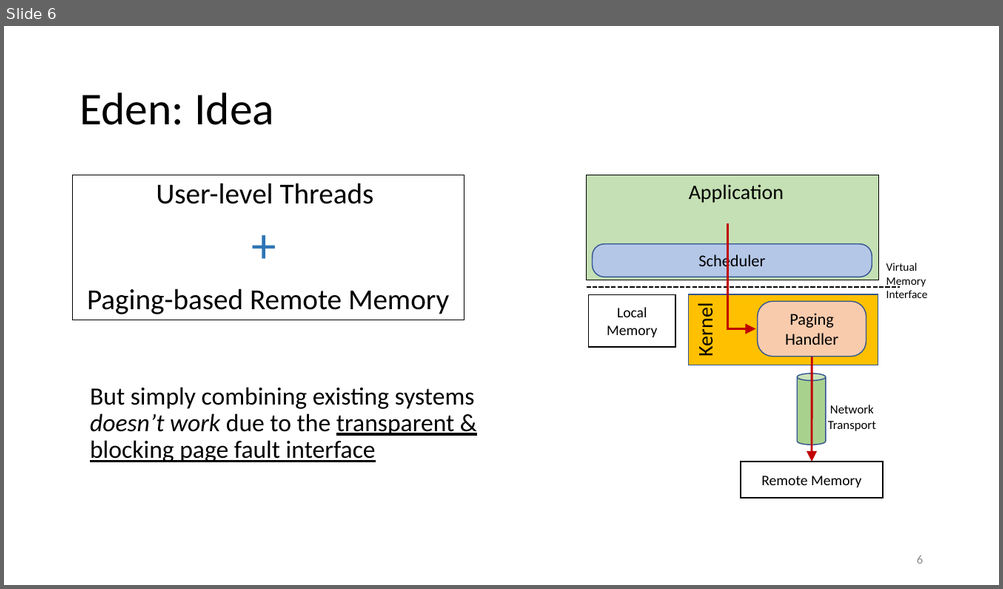
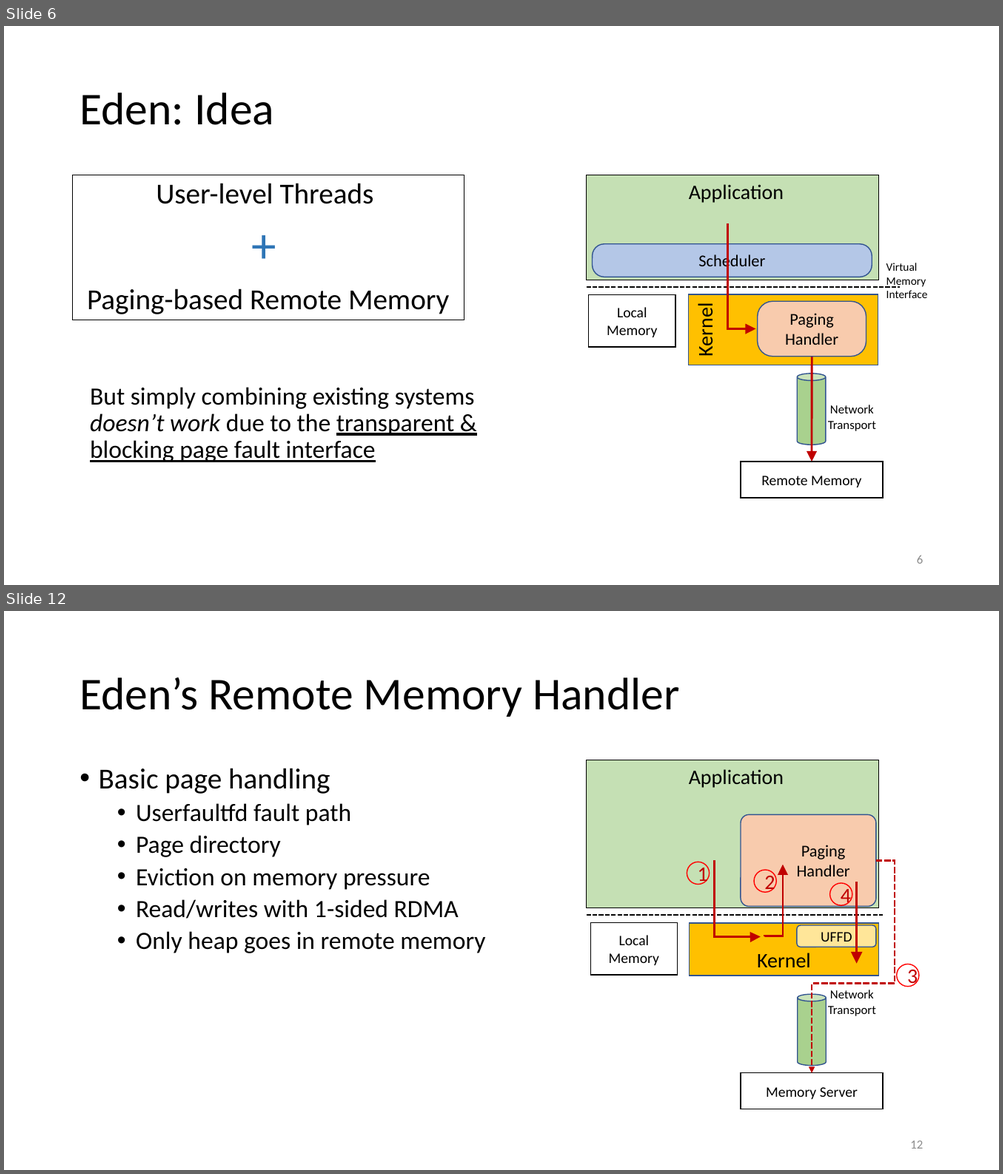
Before and after one commit to eden-farmem/eden-all, a slide deck: doc/talks/asplos.pptx. Shown one above the other, each under a label of ours: slide 6 before the commit, slides 6 and 12 after it; the slides between them are not shown. The pictures are 1003x589 and 1003x1174 pixels, drawn with LibreOffice and Linux fonts; fonts in the diff are those of the drawing. Boxes give left, top, right and bottom in pixels: in the first picture for what was removed or moved away, otherwise in the second. Text is boxed around its words. In the diff, an @@ line names an element or a change of style, - is before the commit and + after.

```diff
--- a/doc/talks/asplos.pptx
+++ b/doc/talks/asplos.pptx
@@ slide 12 added at [4, 611, 999, 1170], background #FFFFFF @@
@@ title added at [79, 678, 680, 717], 44 pt, text #000000 @@
+Eden’s Remote Memory Handler
@@ rounded rectangle added at [586, 760, 879, 908], fill #C5E0B4, outline #000000 1 pt, 20 pt, text #000000 @@
+Application
@@ text added at [99, 768, 485, 954], 24 pt, text #000000 @@
+• Basic page handling
+  • Userfaultfd fault path
+  • Page directory
+  • Eviction on memory pressure
+  • Read/writes with 1-sided RDMA
+  • Only heap goes in remote memory
@@ rounded rectangle added at [740, 815, 876, 906], fill #F8CBAD, outline #325491 1 pt, 16 pt, text #000000 @@
+Paging Handler
@@ ellipse added at [687, 863, 709, 885], outline #FF0000 1 pt, 20 pt, text #C00000 @@
+1
@@ elbow arrow added from (714, 861) to (760, 937), #C00000 2 pt @@
@@ ellipse added at [754, 870, 777, 892], outline #FF0000 1 pt, 20 pt, text #C00000 @@
+2
@@ elbow arrow added from (764, 937) to (783, 865), #C00000 2 pt @@
@@ elbow arrow added from (876, 861) to (811, 1073), #C00000 2 pt dashed @@
@@ ellipse added at [830, 883, 852, 906], outline #FF0000 1 pt, 20 pt, text #C00000 @@
+4
@@ elbow arrow added from (856, 882) to (856, 964), #C00000 2.25 pt @@
@@ line added from (586, 915) to (883, 915), #000000 1.5 pt dashed @@
@@ rectangle added at [590, 923, 677, 975], outline #000000 1 pt, 14 pt, text #000000 @@
+Local Memory
@@ rounded rectangle added at [689, 923, 879, 977], fill #FFC000, outline #325491 1 pt, 20 pt, text #000000 @@
+Kernel
@@ rounded rectangle added at [797, 925, 876, 948], fill #FFE699, outline #325491 1 pt, 14 pt, text #000000 @@
+UFFD
@@ ellipse added at [896, 965, 919, 987], outline #FF0000 1 pt, 20 pt, text #C00000 @@
+3
@@ cylinder added at [797, 994, 825, 1066], fill #A9D18E, outline #325491 1 pt @@
@@ text added at [828, 990, 876, 1017], 12 pt, text #000000 @@
+Network
+Transport
@@ rectangle added at [740, 1073, 883, 1111], outline #000000 1 pt, 14 pt, text #000000 @@
+Memory Server
@@ page number added at [910, 1141, 922, 1149], 12 pt, text #8C8C8C @@
+12
```
Also in this commit, not shown: 17 slides changed, 16 other slides added, 59 slides removed, 1 other file.
